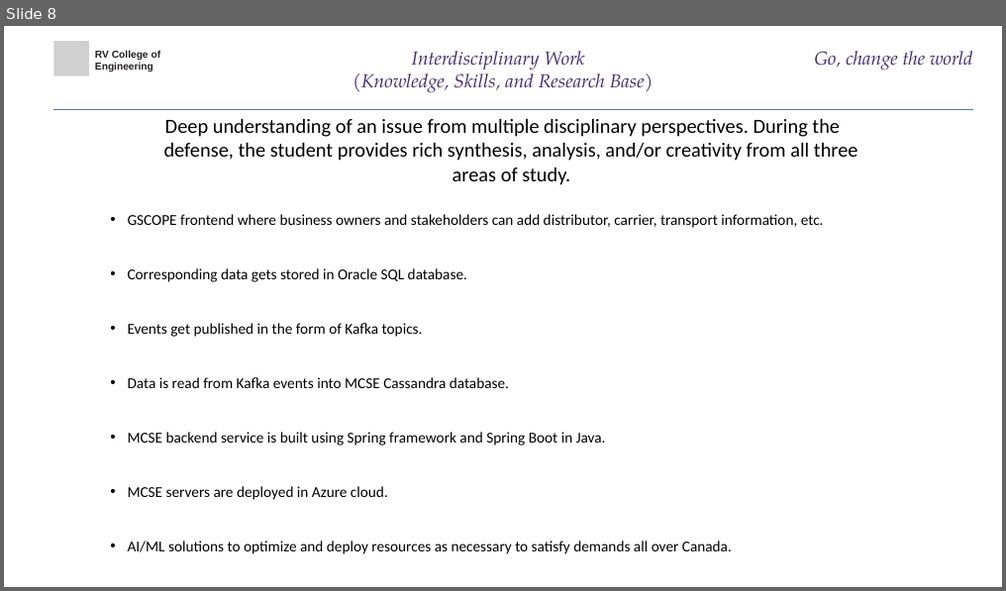
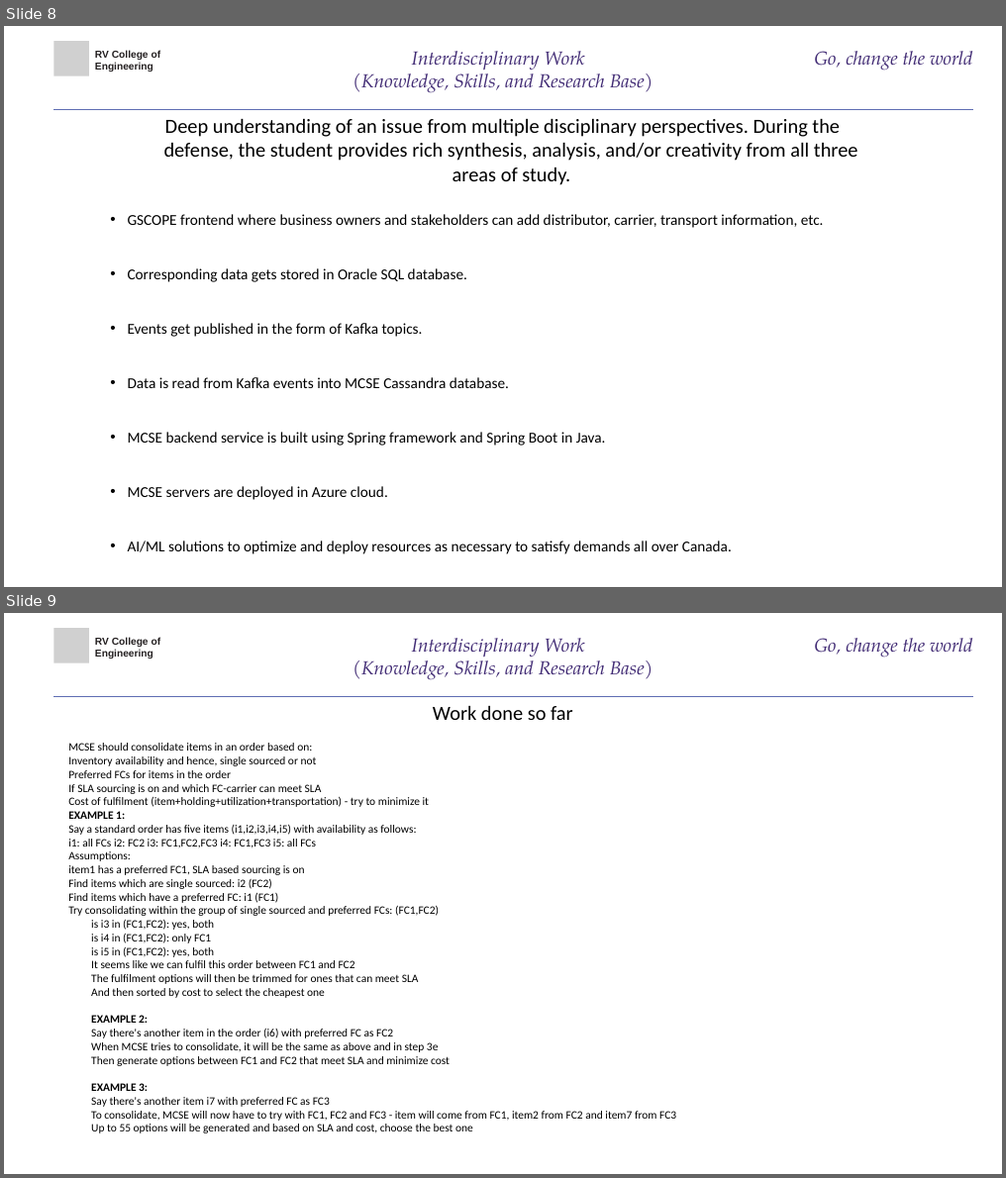
Before and after one commit to NikhilNayak-debug/ppt, a slide deck: PPT-1-MajorProject.ppt. Shown one above the other, each under a label of ours: slide 8 before the commit, slides 8 and 9 after it. The pictures are 1006x591 and 1006x1178 pixels, drawn with LibreOffice and Linux fonts; fonts in the diff are those of the drawing; grey boxes stand for pictures. Boxes give left, top, right and bottom in pixels: in the first picture for what was removed or moved away, otherwise in the second. Text is boxed around its words. In the diff, an @@ line names an element or a change of style, - is before the commit and + after.

```diff
--- a/PPT-1-MajorProject.ppt
+++ b/PPT-1-MajorProject.ppt
@@ slide 9 added at [4, 613, 1002, 1174], background #FFFFFF @@
@@ picture added at [54, 628, 89, 663] @@
@@ text added at [95, 637, 161, 659], 16 pt, text #231F20, bold @@
+RV College of
+Engineering
@@ title added at [352, 638, 653, 680], 30 pt, text #422C75, italic @@
+Interdisciplinary Work
+(Knowledge, Skills, and Research Base)
@@ text added at [814, 638, 973, 658], 30 pt, text #422C75, italic @@
+Go, change the world
@@ freeform shape added at [54, 697, 973, 697], outline #5E6DB3 1.24 pt @@
@@ text added at [433, 706, 573, 720], 32 pt, text #000000 @@
+Work done so far
@@ text added at [68, 743, 676, 1134], 18 pt, text #000000 @@
+MCSE should consolidate items in an order based on:
+Inventory availability and hence, single sourced or not
+Preferred FCs for items in the order
+If SLA sourcing is on and which FC-carrier can meet SLA
+Cost of fulfilment (item+holding+utilization+transportation) - try to minimize it
+EXAMPLE 1:
+Say a standard order has five items (i1,i2,i3,i4,i5) with availability as follows:
+i1: all FCs i2: FC2 i3: FC1,FC2,FC3 i4: FC1,FC3 i5: all FCs
+Assumptions:
+item1 has a preferred FC1, SLA based sourcing is on
+Find items which are single sourced: i2 (FC2)
+Find items which have a preferred FC: i1 (FC1)
+Try consolidating within the group of single sourced and preferred FCs: (FC1,FC2)
+  is i3 in (FC1,FC2): yes, both
+  is i4 in (FC1,FC2): only FC1
+  is i5 in (FC1,FC2): yes, both
+  It seems like we can fulfil this order between FC1 and FC2
+  The fulfilment options will then be trimmed for ones that can meet SLA
+  And then sorted by cost to select the cheapest one
+EXAMPLE 2:
+Say there's another item in the order (i6) with preferred FC as FC2
+When MCSE tries to consolidate, it will be the same as above and in step 3e
+Then generate options between FC1 and FC2 that meet SLA and minimize cost
+EXAMPLE 3:
+Say there's another item i7 with preferred FC as FC3
+To consolidate, MCSE will now have to try with FC1, FC2 and FC3 - item will come from FC1, item2 from FC2 and item7 from FC3
+Up to 55 options will be generated and based on SLA and cost, choose the best one
```
